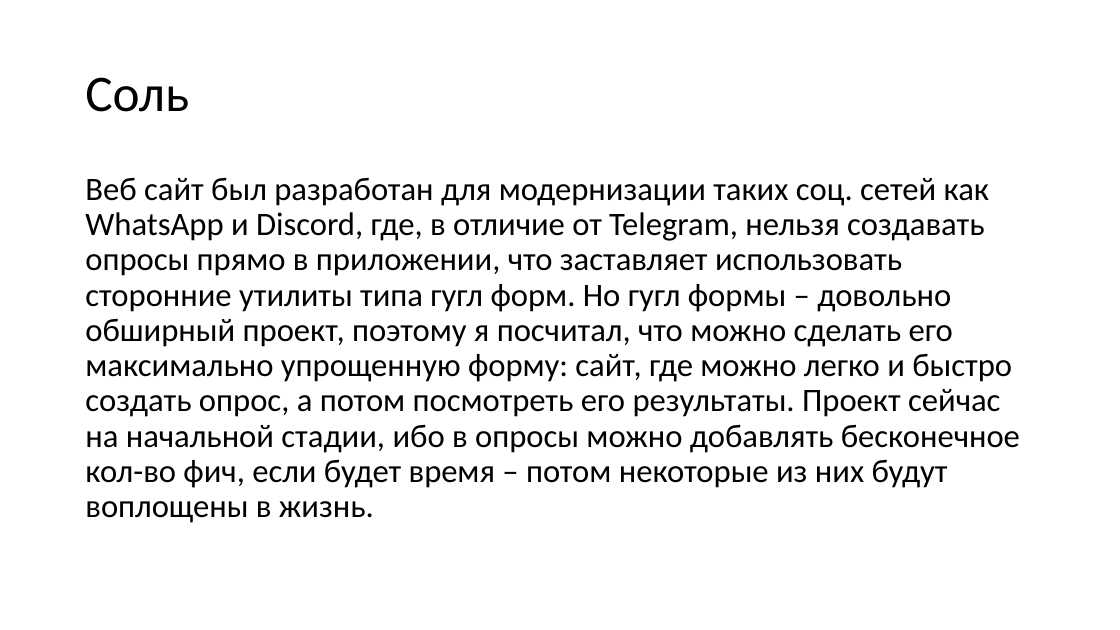
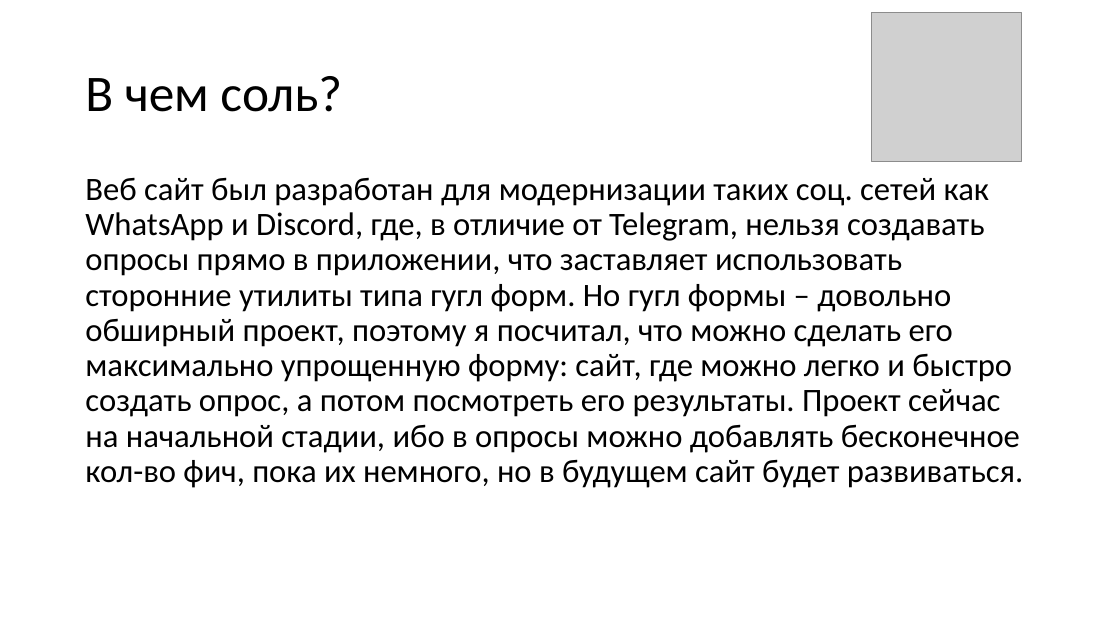
Before and after one commit to aNOOBisTheGod/MegaPolls, a slide deck: slide 2 of MegaPolls.pptx. Drawn at 1120x630 pixels with LibreOffice and Linux fonts; fonts in the diff are those of the drawing; grey boxes stand for pictures. Boxes give left, top, right and bottom in pixels: in the first picture for what was removed or moved away, otherwise in the second. Text is boxed around its words. In the diff, an @@ line names an element or a change of style, - is before the commit and + after.

```diff
--- a/MegaPolls.pptx
+++ b/MegaPolls.pptx
@@ picture added at (872,12,1022,161) @@
@@ title at (85,76,342,112): text changed @@
-Соль
+В чем соль?
@@ text at (85,177,1023,488): text changed @@
-Веб сайт был разработан для модернизации таких соц. сетей как WhatsApp и Discord, где, в отличие от Telegram, нельзя создавать опросы прямо в приложении, что заставляет использовать сторонние утилиты типа гугл форм. Но гугл формы – довольно обширный проект, поэтому я посчитал, что можно сделать его максимально упрощенную форму: сайт, где можно легко и быстро создать опрос, а потом посмотреть его результаты. Проект сейчас на начальной стадии, ибо в опросы можно добавлять бесконечное кол-во фич, если будет время – потом некоторые из них будут воплощены в жизнь.
+Веб сайт был разработан для модернизации таких соц. сетей как WhatsApp и Discord, где, в отличие от Telegram, нельзя создавать опросы прямо в приложении, что заставляет использовать сторонние утилиты типа гугл форм. Но гугл формы – довольно обширный проект, поэтому я посчитал, что можно сделать его максимально упрощенную форму: сайт, где можно легко и быстро создать опрос, а потом посмотреть его результаты. Проект сейчас на начальной стадии, ибо в опросы можно добавлять бесконечное кол-во фич, пока их немного, но в будущем сайт будет развиваться.
```
Also in this commit, not shown: 5 other slides changed, 13 other files.
